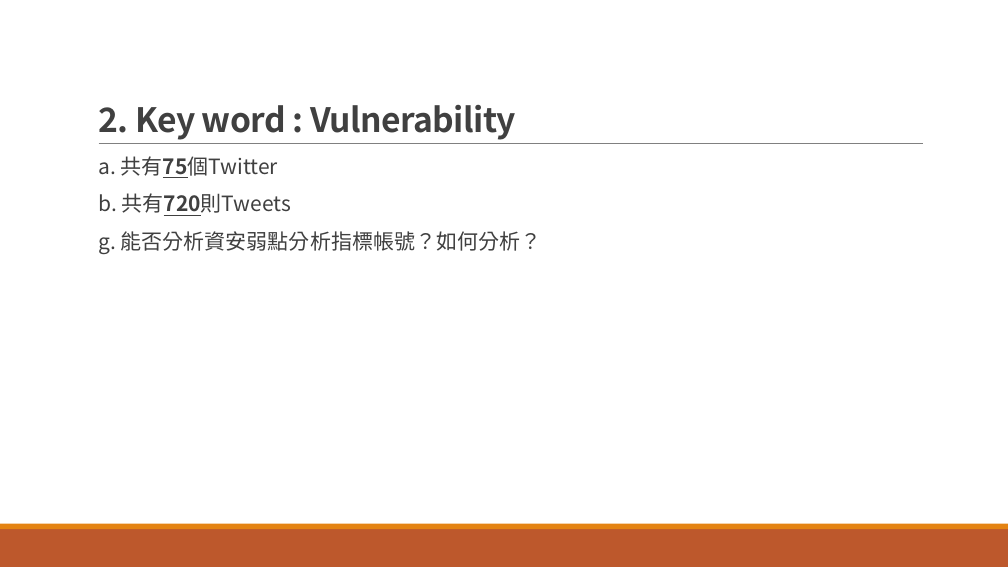
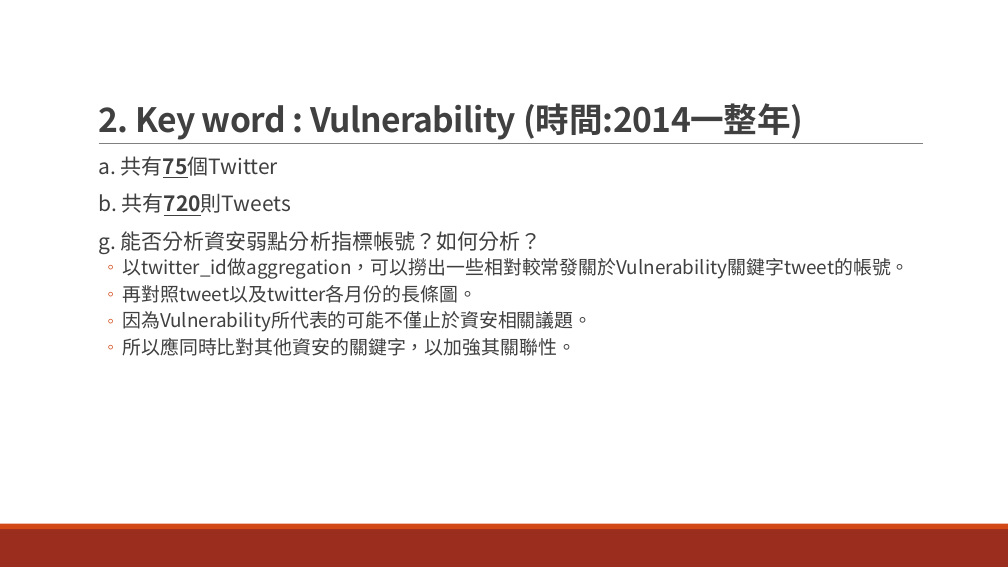
Before and after one commit to savina-chan/2016_socialnetwork, a slide deck: slide 7 of M10515048.pptx (slide 6 before the commit). Drawn at 1008x567 pixels with LibreOffice and Linux fonts; fonts in the diff are those of the drawing. Boxes give left, top, right and bottom in pixels: in the first picture for what was removed or moved away, otherwise in the second. Text is boxed around its words. In the diff, an @@ line names an element or a change of style, - is before the commit and + after.

```diff
--- a/M10515048.pptx
+++ b/M10515048.pptx
@@ title at bbox=[98, 103, 803, 140]: text changed @@
-2. Key word : Vulnerability
+2. Key word : Vulnerability (時間:2014一整年)
@@ text at bbox=[122, 258, 909, 356]: paragraphs added @@
+  ◦ 以twitter_id做aggregation，可以撈出一些相對較常發關於Vulnerability關鍵字tweet的帳號。
+  ◦ 再對照tweet以及twitter各月份的長條圖。
+  ◦ 因為Vulnerability所代表的可能不僅止於資安相關議題。
+  ◦ 所以應同時比對其他資安的關鍵字，以加強其關聯性。
@@ rectangle at bbox=[0, 529, 1008, 567]: fill #BD582C to #9B2D1F @@
@@ rectangle at bbox=[0, 524, 1008, 529]: fill #E48312 to #D34817 @@
```
Also in this commit, not shown: 11 other slides changed, 1 slide added.
